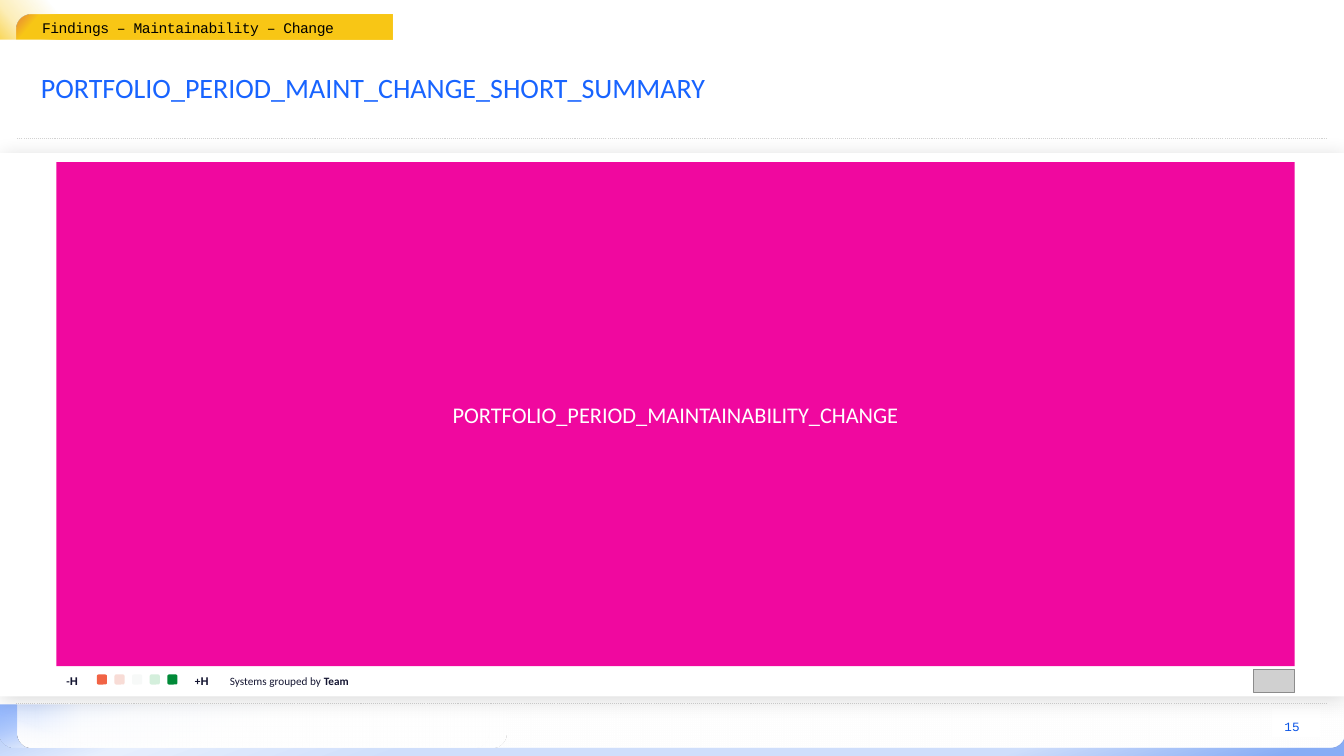
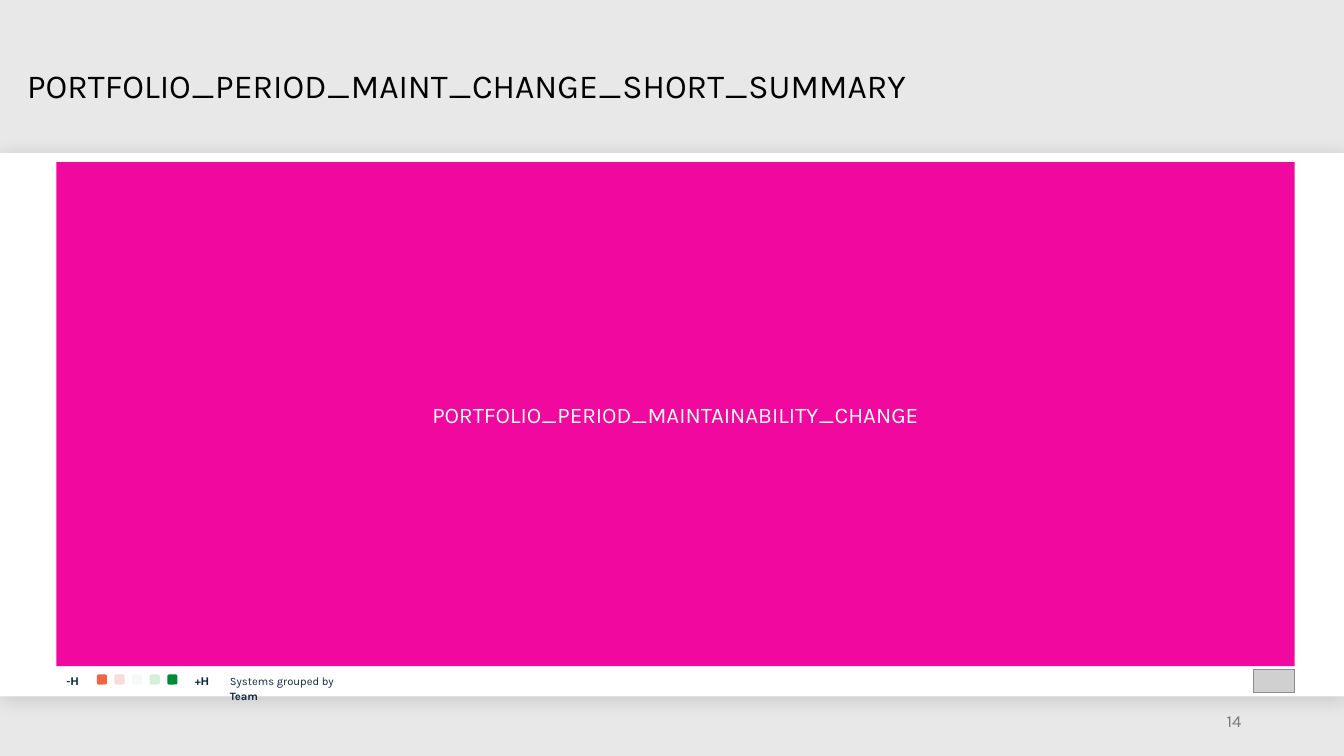
Before and after one commit to mardibiase/sigrid-integrations, a slide deck: slide 14 of report-generator/src/report_generator/presets/templates/portfolio-overview.pptx (slide 15 before the commit). Drawn at 1344x756 pixels with LibreOffice and Linux fonts; fonts in the diff are those of the drawing; grey boxes stand for pictures; background and template pictures are left out. Boxes give left, top, right and bottom in pixels: in the first picture for what was removed or moved away, otherwise in the second. Text is boxed around its words. In the diff, an @@ line names an element or a change of style, - is before the commit and + after.

```diff
--- a/report-generator/src/report_generator/presets/templates/portfolio-overview.pptx
+++ b/report-generator/src/report_generator/presets/templates/portfolio-overview.pptx
@@ background #FFFFFF to #E8E8E8 @@
@@ rectangle removed at (0, 0, 152, 46) @@
@@ rounded rectangle removed at (17, 14, 139, 56) @@
@@ text removed at (42, 14, 393, 39) @@
-Findings – Maintainability – Change
@@ rectangle removed at (0, 39, 313, 74) @@
@@ title "PORTFOLIO_PERIOD_MAINT_CHANGE_SHORT_SUMMARY" at (27, 76, 906, 99): size 20 to 24 pt, font Calibri to Karla, text colour #1864FF to #000000; line spacing 1 to 0.9 @@
@@ line removed from (1327, 138) to (17, 138) @@
@@ rectangle "PORTFOLIO_PERIOD_MAINTAINABILITY_CHANGE" at (56, 162, 1296, 666): font Calibri to Karla @@
@@ rectangle removed at (0, 530, 1344, 705) @@
@@ rounded rectangle removed at (0, 689, 1344, 747) @@
@@ text "-H" at (66, 677, 78, 685): font Calibri to Karla in "-H"; text colour #151632 to #0E2841 @@
@@ text "+H" at (195, 677, 209, 685): font Calibri to Karla in "+H"; text colour #151632 to #0E2841 @@
@@ text "Systems grouped by Team" at (230, 677, 334, 700): font Calibri to Karla, text colour #151632 to #0E2841 @@
@@ rectangle removed at (0, 699, 1344, 756) @@
@@ line removed from (16, 704) to (1329, 704) @@
@@ rounded rectangle removed at (17, 690, 489, 747) @@
@@ rounded rectangle removed at (17, 690, 411, 747) @@
@@ rounded rectangle removed at (35, 690, 507, 747) @@
@@ page number added at (1227, 716, 1242, 727), 12 pt, text #797979 @@
+14
@@ rectangle removed at (1272, 709, 1322, 738) @@
@@ page number removed at (1284, 722, 1299, 731) @@
-15
```
Also in this commit, not shown: 21 other slides changed, 1 slide added, 3 slides removed.
